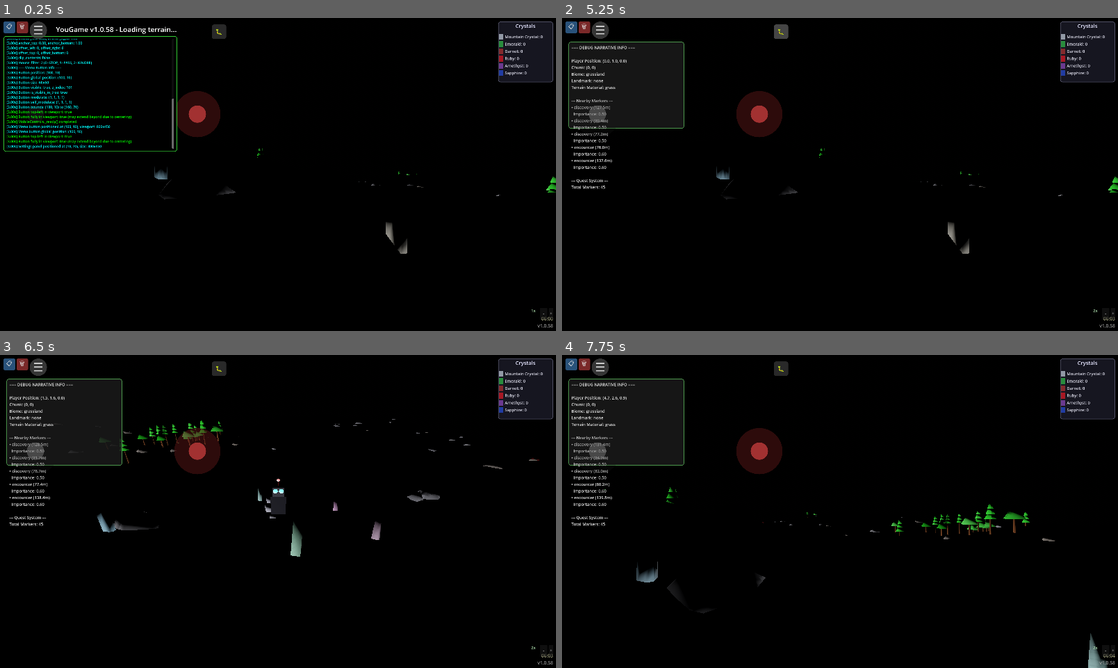
Above: before the commit, frames 1-4 (two rows, left to right).
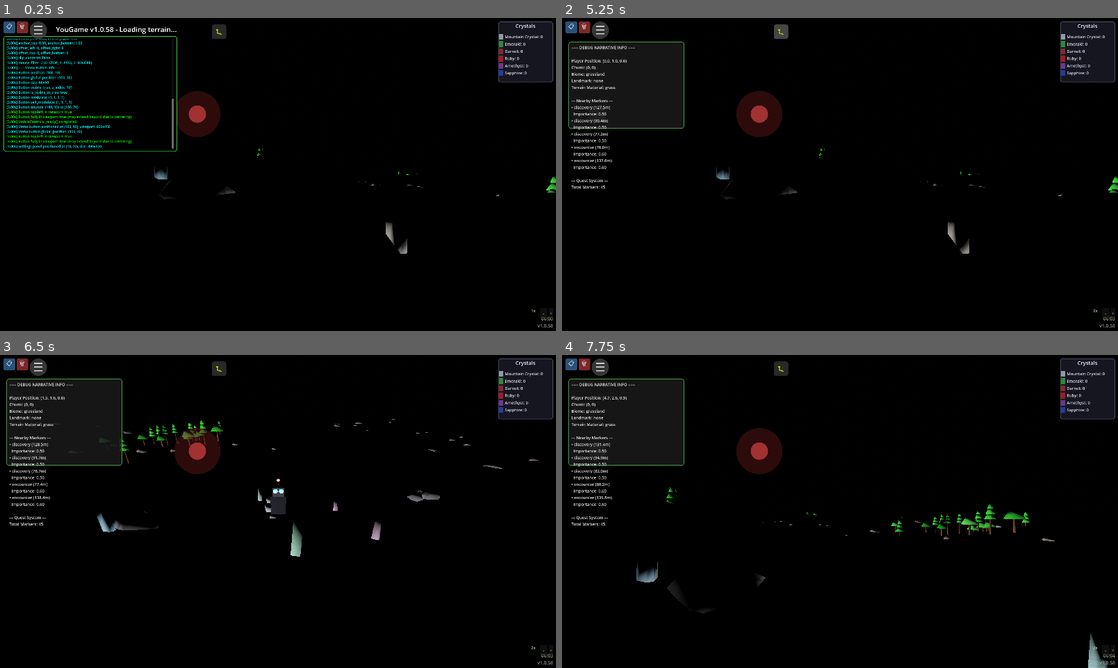
Above: after the commit, the same moments.

Repository: felix-dieterle/YouGame_godot4_public
Game: Godot game, scene res://scenes/main.tscn
Same seed, same stepped clock (60 frames per second), same inputs: the game is played once before the commit and once after it.
Inputs (mouse positions are in pixels of both pictures, inside the frame that each line leads up to):
- Up to frame 1 (0.25 s): no input
- Up to frame 2 (5.25 s): click "📋" at 0.5 s; click "🗑" at 1.25 s; click "-" at 2 s; click "+" at 2.75 s; click "☰" at 3.5 s; click "▶ Resume Game" at 4.25 s; click "🐛" at 5 s
- Up to frame 3 (6.5 s): tap Enter at 5.75 s; move the mouse to (400, 495) at 5.77 s; hold Right (ui_right) from 5.78 s (still down); hold V (toggle_camera_view) from 5.78 s (still down); click (400, 495) at 5.92 s
- Up to frame 4 (7.75 s): release Right (ui_right) at 6.5 s; release V (toggle_camera_view) at 6.5 s; drag from (728, 527) to (812, 574) at 6.52 s; move the mouse to (895, 442) at 7.27 s; hold Right (ui_right) from 7.28 s (still down); hold V (toggle_camera_view) from 7.28 s (still down)

The runs differ from the first frame. In frame 2, 0.2% of the frame differs, in the area x 2-10%, y 26-38%; in frame 3, 0.2%; in frame 4, 0.2%.

Commit message:
Step 1: Update tests to match real environment (with problematic settings)
Co-authored-by: felix-dieterle <1490062+felix-dieterle@users.noreply.github.com>

Diff:
--- a/scenes/main.tscn
+++ b/scenes/main.tscn
@@ -31,9 +31,9 @@
 ambient_light_source = 3
 ambient_light_color = Color(1, 1, 1, 1)
 ambient_light_sky_contribution = 1.0
-ambient_light_energy = 1.0
+ambient_light_energy = 0.8
 tonemap_mode = 2
-tonemap_exposure = 1.2
+tonemap_exposure = 1.5
 
 [node name="Main" type="Node3D"]
 
@@ -42,7 +42,7 @@
 
 [node name="DirectionalLight3D" type="DirectionalLight3D" parent="." groups=["DirectionalLight3D"]]
 transform = Transform3D(0.866025, -0.433013, 0.25, 0, 0.5, 0.866025, -0.5, -0.75, 0.433013, 0, 50, 0)
-light_energy = 1.5
+light_energy = 1.2
 shadow_enabled = true
 shadow_bias = 0.05
 directional_shadow_mode = 1
--- a/scripts/mobile_controls.gd
+++ b/scripts/mobile_controls.gd
@@ -59,8 +59,6 @@
     joystick_base = Control.new()
     joystick_base.size = Vector2(JOYSTICK_RADIUS * 2, JOYSTICK_RADIUS * 2)
     joystick_base.pivot_offset = Vector2(JOYSTICK_RADIUS, JOYSTICK_RADIUS)
-    # Set z_index to ensure joystick renders above UI elements (version label has z_index 50)
-    joystick_base.z_index = 60
     add_child(joystick_base)
     DebugLogOverlay.add_log("Joystick base created", "green")
 
@@ -212,8 +210,6 @@
     look_joystick_base = Control.new()
     look_joystick_base.size = Vector2(JOYSTICK_RADIUS * 2, JOYSTICK_RADIUS * 2)
     look_joystick_base.pivot_offset = Vector2(JOYSTICK_RADIUS, JOYSTICK_RADIUS)
-    # Set z_index to ensure joystick renders above UI elements (version label has z_index 50)
-    look_joystick_base.z_index = 60
     add_child(look_joystick_base)
 
     # Base circle
--- a/tests/test_day_night_cycle.gd
+++ b/tests/test_day_night_cycle.gd
@@ -5,9 +5,9 @@
 
 # Environment constants matching main.tscn configuration
 # These should be kept in sync with scenes/main.tscn to ensure tests reflect production
-const MAIN_AMBIENT_LIGHT_ENERGY: float = 1.0  # main.tscn Environment ambient_light_energy
-const MAIN_TONEMAP_EXPOSURE: float = 1.2  # main.tscn Environment tonemap_exposure
-const MAIN_DIRECTIONAL_LIGHT_ENERGY: float = 1.5  # main.tscn DirectionalLight3D initial energy
+const MAIN_AMBIENT_LIGHT_ENERGY: float = 0.8  # main.tscn Environment ambient_light_energy (PROBLEMATIC - too dark)
+const MAIN_TONEMAP_EXPOSURE: float = 1.5  # main.tscn Environment tonemap_exposure (PROBLEMATIC - causes washout)
+const MAIN_DIRECTIONAL_LIGHT_ENERGY: float = 1.2  # main.tscn DirectionalLight3D initial energy (PROBLEMATIC - too dim)
 const MAIN_SKY_RAYLEIGH_COEFFICIENT: float = 3.0  # main.tscn PhysicalSkyMaterial
 const MAIN_SKY_MIE_COEFFICIENT: float = 0.003  # main.tscn PhysicalSkyMaterial
 const MAIN_SKY_TURBIDITY: float = 8.0  # main.tscn PhysicalSkyMaterial
